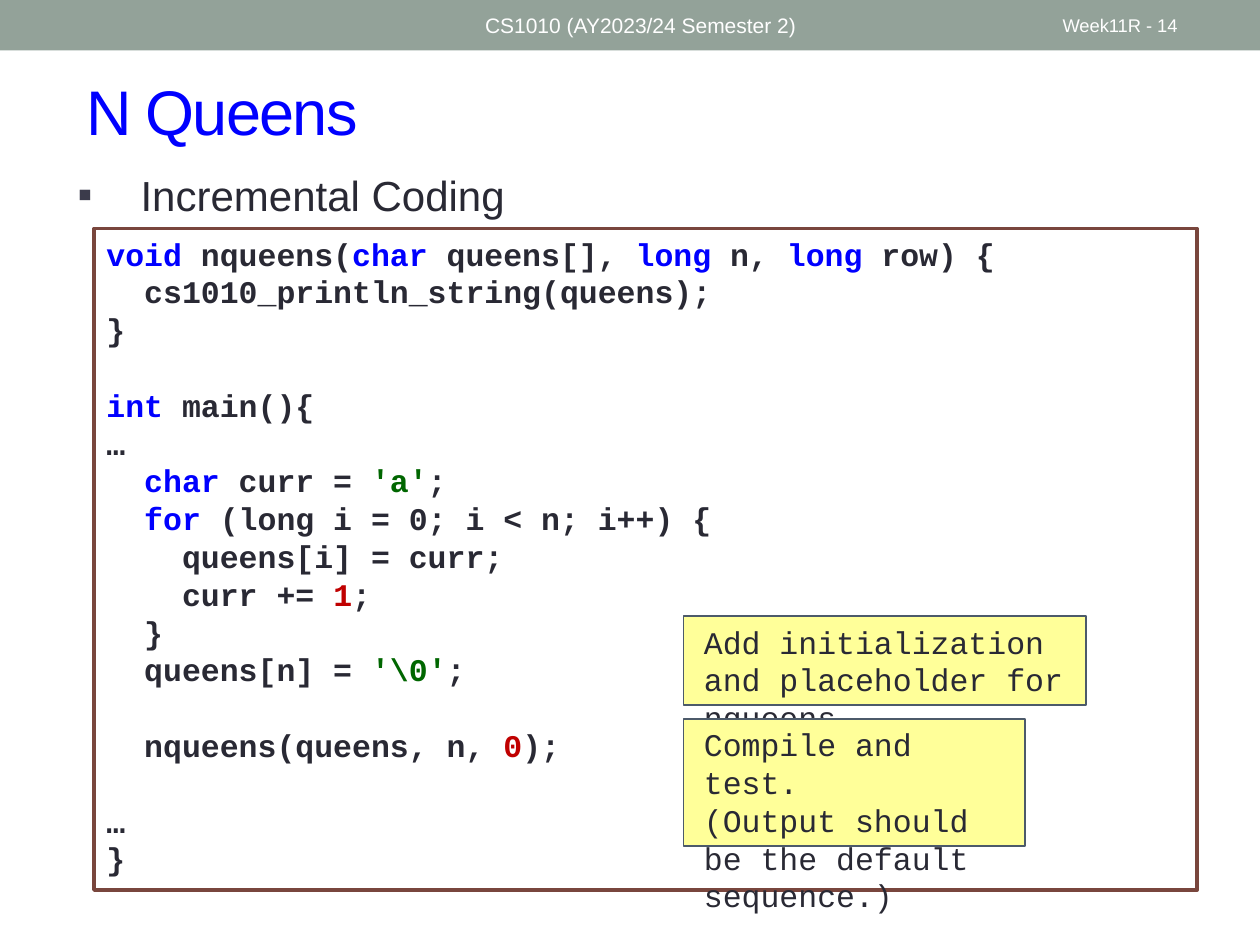
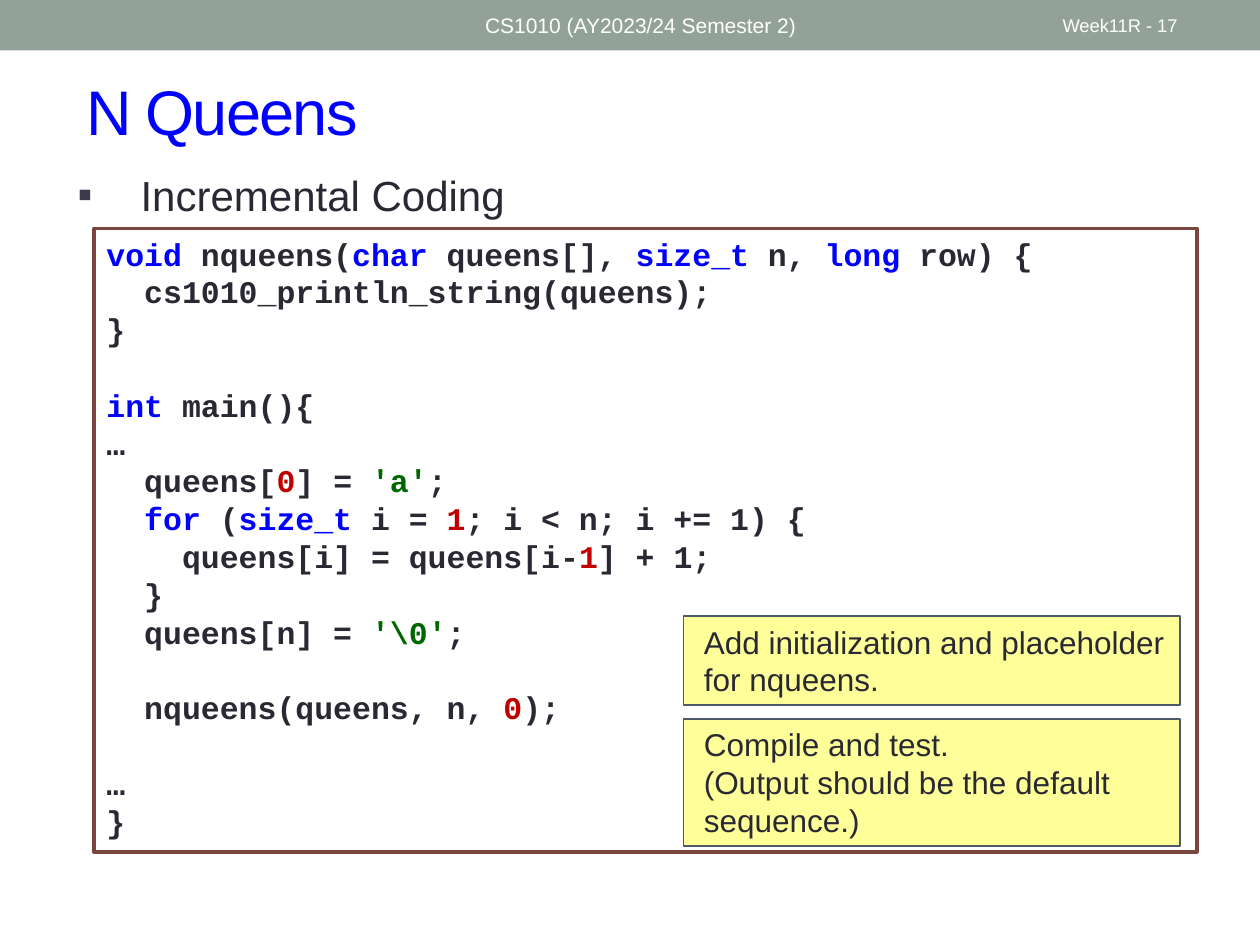
Before and after one commit to nus-cs1010-2425-s2/website, a slide deck: slide 17 of slides/Week11_Recap.pptx (slide 14 before the commit). Drawn at 1260x945 pixels with LibreOffice and Linux fonts; fonts in the diff are those of the drawing. Boxes give left, top, right and bottom in pixels: in the first picture for what was removed or moved away, otherwise in the second. Text is boxed around its words. In the diff, an @@ line names an element or a change of style, - is before the commit and + after.

```diff
--- a/slides/Week11_Recap.pptx
+++ b/slides/Week11_Recap.pptx
@@ page number at (x1=1063, y1=19, x2=1177, y2=32): text changed @@
-Week11R - 14
+Week11R - 17
@@ rectangle "void nqueens(char queens[], size_t n, ..." resized from (x1=94, y1=228, x2=1197, y2=890) to (x1=94, y1=228, x2=1197, y2=852) @@
@@ text in rectangle at (x1=106, y1=243, x2=995, y2=273): text changed @@
-void nqueens(char queens[], long n, long row) {
+void nqueens(char queens[], size_t n, long row) {
@@ text in rectangle at (x1=144, y1=470, x2=768, y2=575): text changed @@
-char curr = 'a';
-for (long i = 0; i < n; i++) {
-queens[i] = curr;
-curr += 1;
+queens[0] = 'a';
+for (size_t i = 1; i < n; i += 1) {
+queens[i] = queens[i-1] + 1;
@@ rectangle "Add initialization and placeholder for ..." resized from (x1=683, y1=616, x2=1085, y2=706) to (x1=683, y1=616, x2=1179, y2=706) @@
@@ rectangle "Add initialization and placeholder for ..." at (x1=683, y1=616, x2=1179, y2=706): font Courier New to Arial @@
@@ rectangle "Compile and test." at (x1=683, y1=719, x2=1179, y2=847): font Courier New to Arial @@
@@ rectangle "Compile and test." resized from (x1=683, y1=719, x2=1024, y2=847) to (x1=683, y1=719, x2=1179, y2=847) @@
```
Also in this commit, not shown: 6 other slides changed, 3 slides added, 4 other files.
